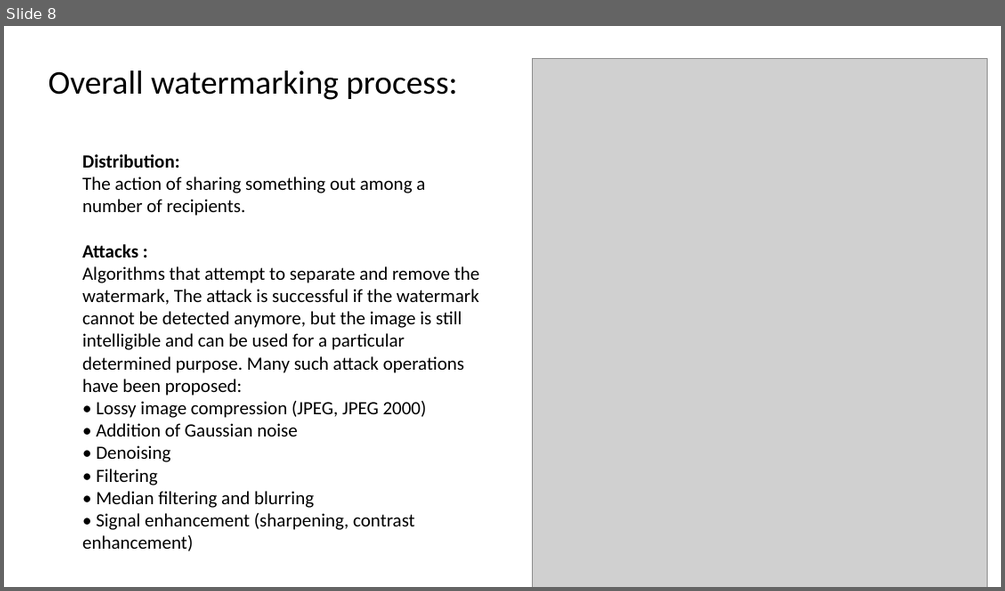
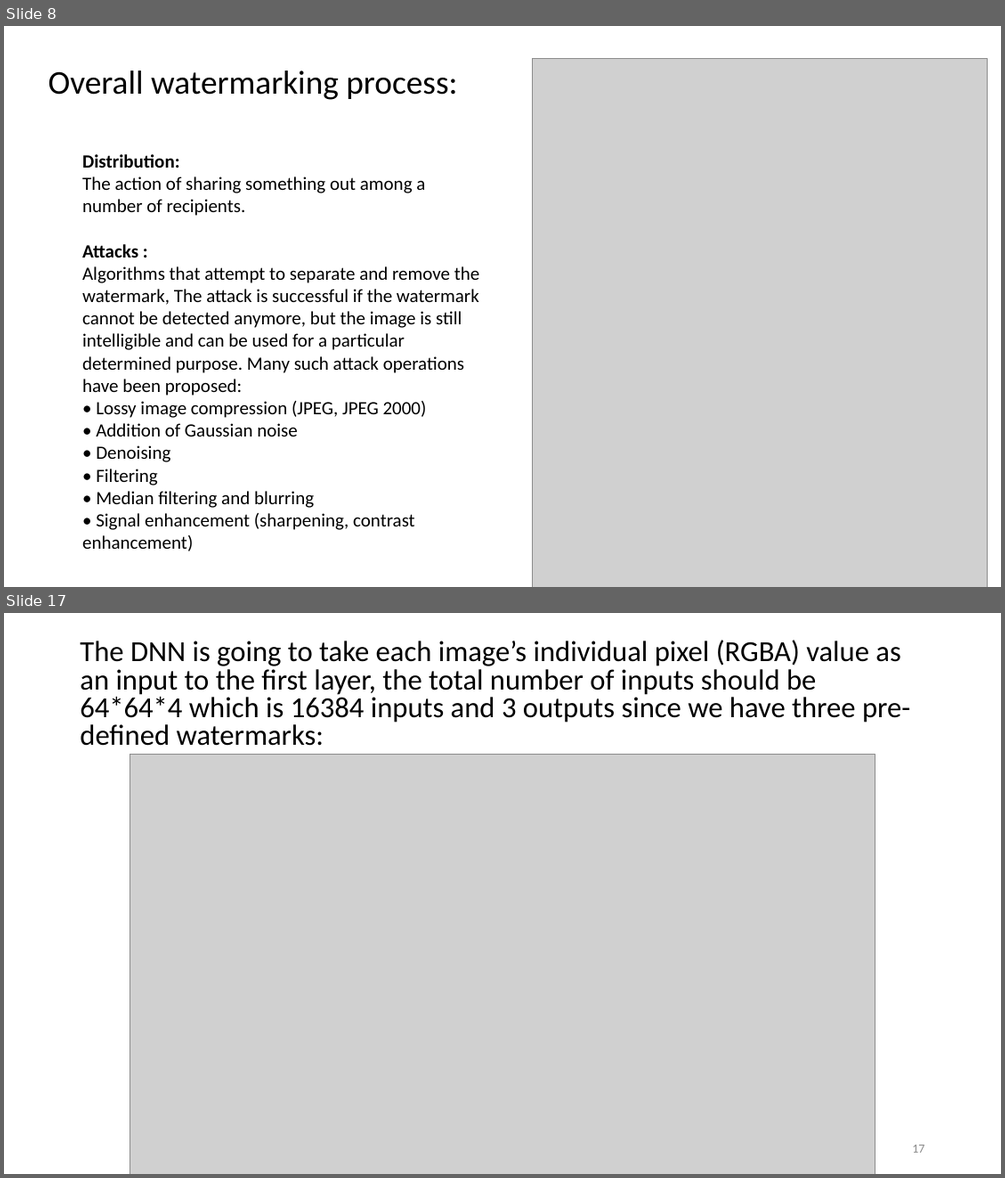
Before and after one commit to wadiemendja/watermarkNN, a slide deck: Presentation.pptx. Shown one above the other, each under a label of ours: slide 8 before the commit, slides 8 and 17 after it; the slides between them are not shown. The pictures are 1005x591 and 1005x1178 pixels, drawn with LibreOffice and Linux fonts; fonts in the diff are those of the drawing; grey boxes stand for pictures. Boxes give left, top, right and bottom in pixels: in the first picture for what was removed or moved away, otherwise in the second. Text is boxed around its words. In the diff, an @@ line names an element or a change of style, - is before the commit and + after.

```diff
--- a/Presentation.pptx
+++ b/Presentation.pptx
@@ slide 17 added at box(4, 613, 1001, 1174), background #FFFFFF @@
@@ text added at box(80, 640, 910, 746), 28 pt, text #000000 @@
+The DNN is going to take each image’s individual pixel (RGBA) value as an input to the first layer, the total number of inputs should be 64*64*4 which is 16384 inputs and 3 outputs since we have three pre-defined watermarks:
@@ picture added at box(129, 755, 876, 1174) @@
@@ page number added at box(912, 1144, 924, 1152), 12 pt, text #8C8C8C @@
+17
```
Also in this commit, not shown: 5 slides changed, 9 other slides added, 5 slides removed.
